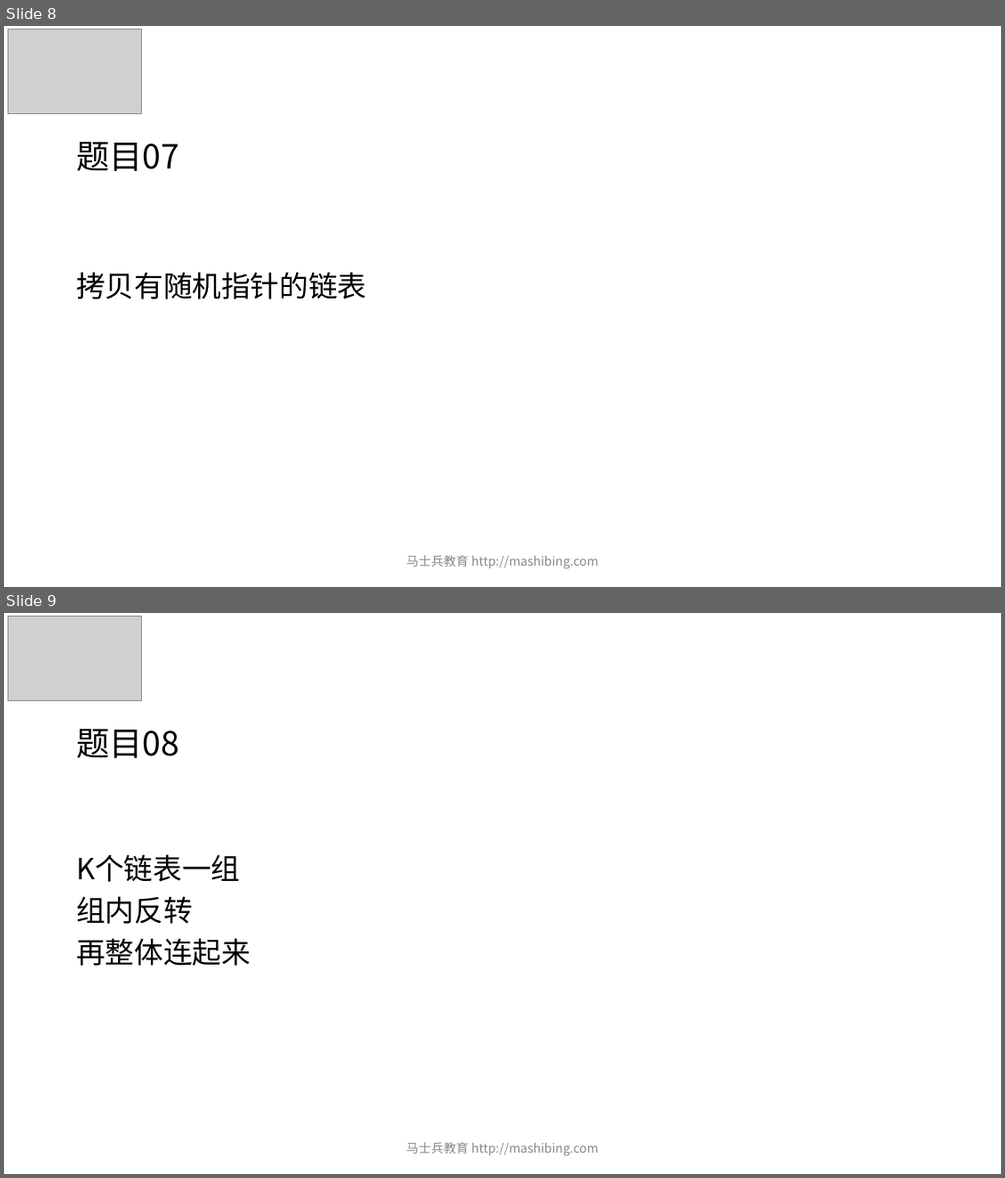
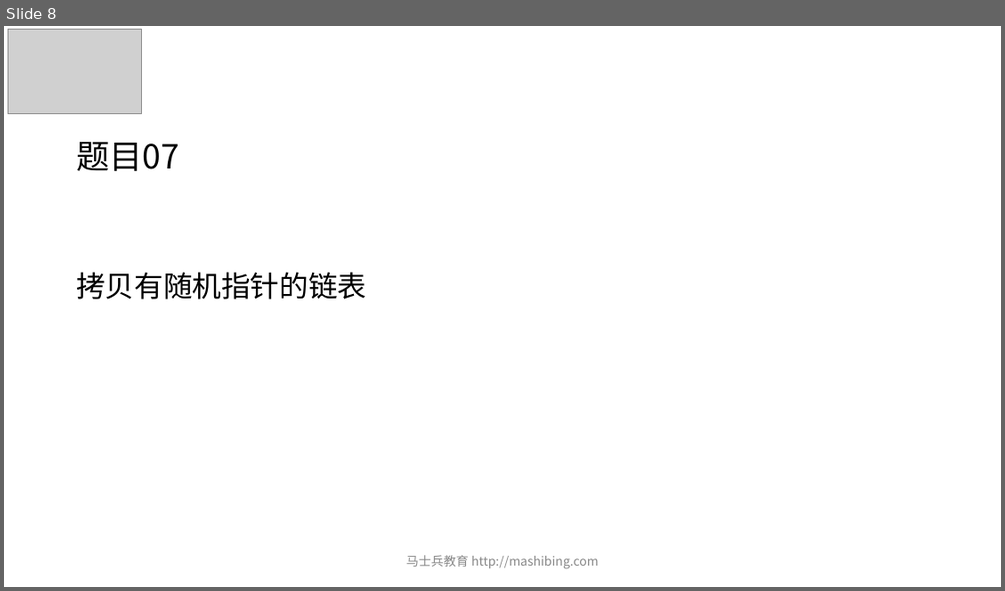
Before and after one commit to algorithmzuo/mca-algorithm-problems, a slide deck: 第03期/课堂ppt/powerpoint/第02节.pptx. Shown one above the other, each under a label of ours: slides 8 and 9 before the commit, slide 8 after it. The pictures are 1005x1178 and 1005x591 pixels, drawn with LibreOffice and Linux fonts; fonts in the diff are those of the drawing; grey boxes stand for pictures. Boxes give left, top, right and bottom in pixels: in the first picture for what was removed or moved away, otherwise in the second. Text is boxed around its words. In the diff, an @@ line names an element or a change of style, - is before the commit and + after.

```diff
--- a/第03期/课堂ppt/powerpoint/第02节.pptx
+++ b/第03期/课堂ppt/powerpoint/第02节.pptx
@@ slide 9 removed at box(4, 613, 1001, 1174), background #FFFFFF @@
@@ picture removed at box(8, 616, 142, 701) @@
@@ title removed at box(76, 729, 179, 758) @@
-题目08
@@ text removed at box(76, 854, 251, 965) @@
-K个链表一组
-组内反转
-再整体连起来
@@ text removed at box(406, 1142, 599, 1156) @@
-马士兵教育 http://mashibing.com
```
Also in this commit, not shown: 1 other slide removed, 12 other files.
